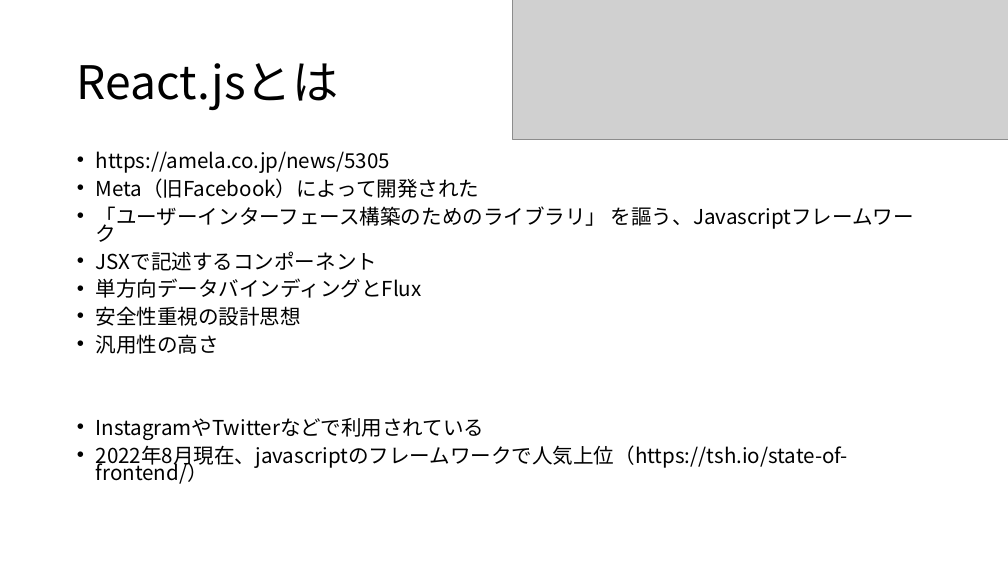
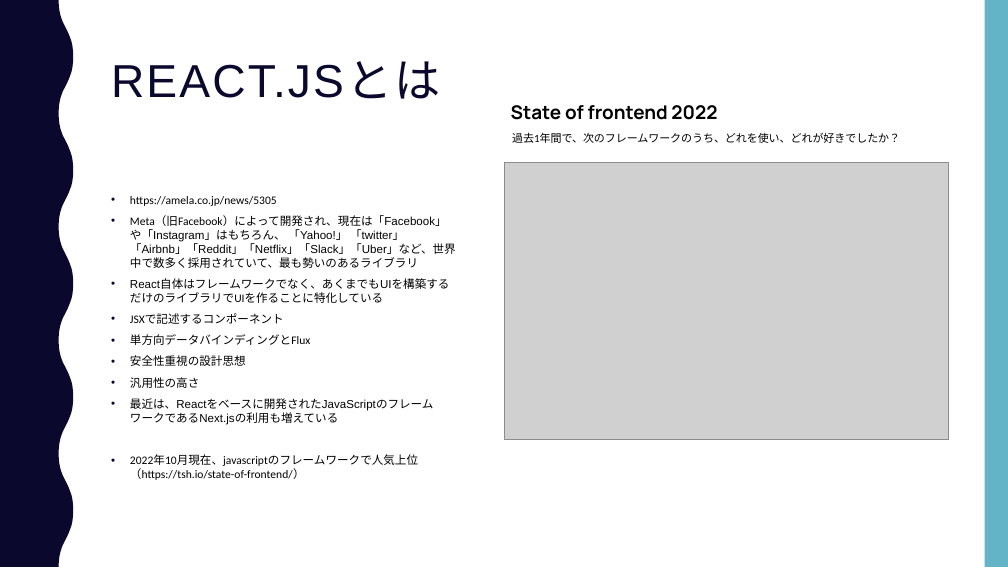
Before and after one commit to yo0o0oy/prac-program, a slide deck: slide 2 of javascript/react/mbo/summary.pptx. Drawn at 1008x567 pixels with LibreOffice and Linux fonts; fonts in the diff are those of the drawing; grey boxes stand for pictures. Boxes give left, top, right and bottom in pixels: in the first picture for what was removed or moved away, otherwise in the second. Text is boxed around its words. In the diff, an @@ line names an element or a change of style, - is before the commit and + after.

```diff
--- a/javascript/react/mbo/summary.pptx
+++ b/javascript/react/mbo/summary.pptx
@@ freeform shape added at [0,0,73,567], fill #0B082E @@
@@ picture removed at [513,0,1008,139] @@
@@ rectangle added at [985,0,1008,567], fill #62B4C6 @@
@@ title "REACT.JSとは" at [111,61,441,99]: vertical alignment middle to top @@
@@ title at [111,61,441,99]: text changed; font Noto Sans CJK JP to Arial; text colour #000000 to #0B082E @@
-React.jsとは
+REACT.JSとは
@@ text added at [511,105,717,120], 18 pt, text #000000, bold @@
+State of frontend 2022
@@ text added at [512,132,900,143], 10.5 pt, text #000000 @@
+過去1年間で、次のフレームワークのうち、どれを使い、どれが好きでしたか？
@@ picture added at [505,163,949,439] @@
@@ text "https://amela.co.jp/news/5305": place and size @@
-text "https://amela.co.jp/news/5305" at [96,151,914,484]
+text "https://amela.co.jp/news/5305" at [130,196,456,480]
@@ text at [130,196,310,388]: size 19.6 to 11 pt, font Noto Sans CJK JP to Calibri in "https://amela.co.jp/news/5305", "JSXで記述するコンポーネント", "単方向データバインディングとFlux", "安全性重視の設計思想" and 1 more places; line spacing 0.7 to 1; less space between paragraphs @@
@@ text at [130,216,456,289]: text changed; size 19.6 to 11 pt; font Noto Sans CJK JP to Arial @@
-• Meta（旧Facebook）によって開発された
-• 「ユーザーインターフェース構築のためのライブラリ」 を謳う、Javascriptフレームワーク
+• Meta（旧Facebook）によって開発され、現在は「Facebook」や「Instagram」はもちろん、 「Yahoo!」 「twitter」 「Airbnb」「Reddit」「Netflix」「Slack」「Uber」など、世界中で数多く採用されていて、最も勢いのあるライブラリ
+• React自体はフレームワークでなく、あくまでもUIを構築するだけのライブラリでUIを作ることに特化している
@@ text at [130,398,434,480]: text changed; size 19.6 to 11 pt; font Noto Sans CJK JP to Calibri @@
-• InstagramやTwitterなどで利用されている
-• 2022年8月現在、javascriptのフレームワークで人気上位（https://tsh.io/state-of-frontend/）
+• 最近は、Reactをベースに開発されたJavaScriptのフレームワークであるNext.jsの利用も増えている
+• 2022年10月現在、javascriptのフレームワークで人気上位（https://tsh.io/state-of-frontend/）
```
Also in this commit, not shown: 4 other slides changed, 2 slides added, 1 slide removed.
